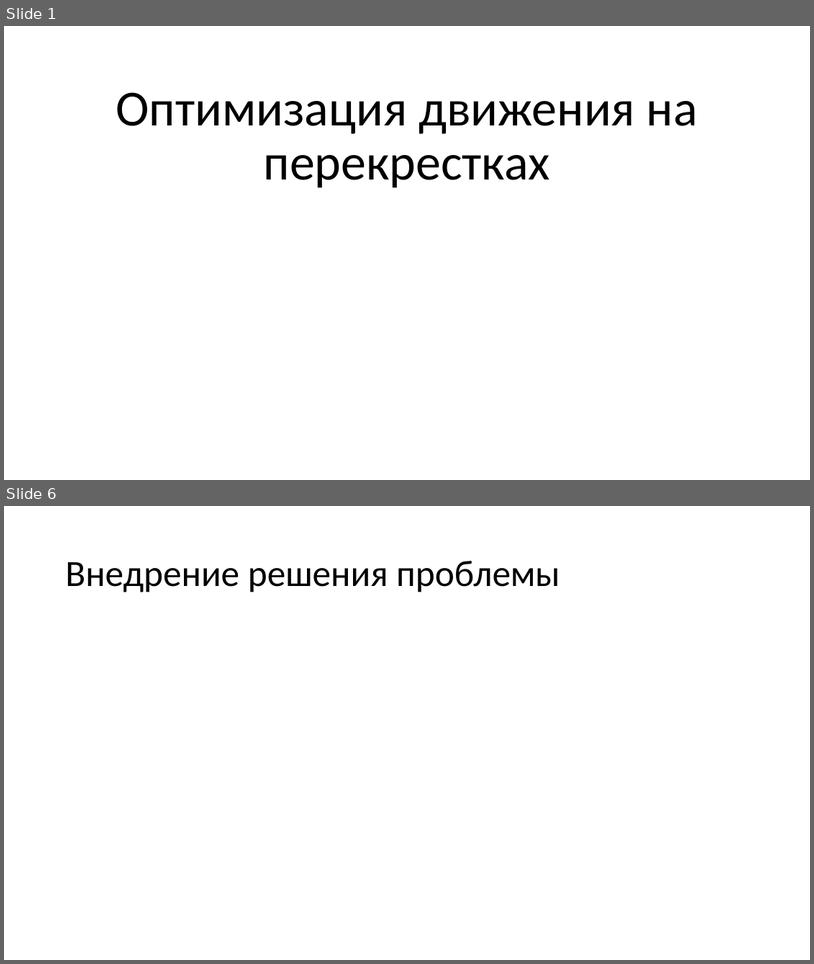
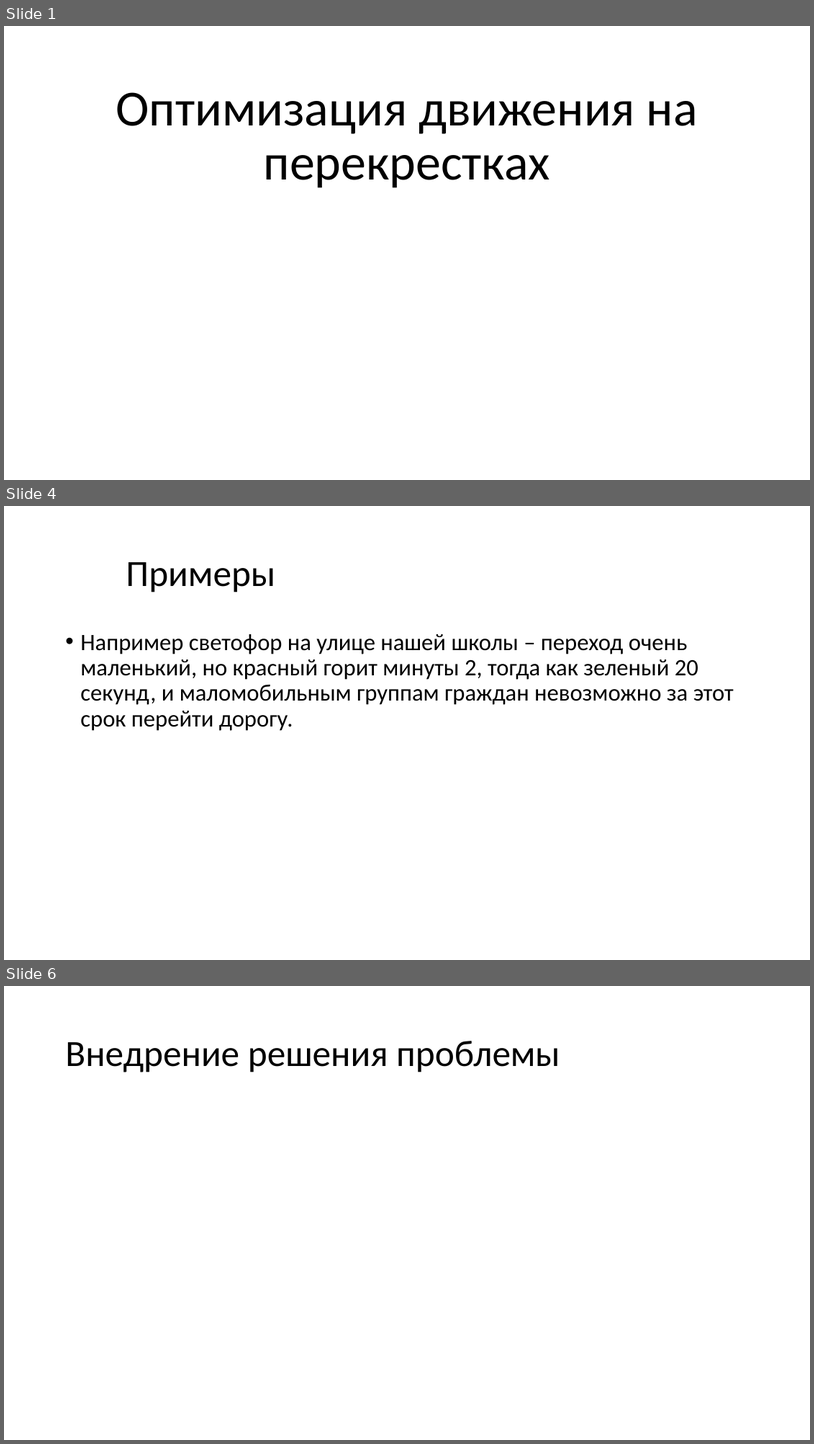
Before and after one commit to sergei-filippov/rbtrffc, a slide deck: Проект_светофор/презента.pptx. Shown one above the other, each under a label of ours: slides 1 and 6 before the commit, slides 1, 4 and 6 after it; the slides between them are not shown. The pictures are 814x964 and 814x1444 pixels, drawn with LibreOffice and Linux fonts; fonts in the diff are those of the drawing. Boxes give left, top, right and bottom in pixels: in the first picture for what was removed or moved away, otherwise in the second. Text is boxed around its words. In the diff, an @@ line names an element or a change of style, - is before the commit and + after.

```diff
--- a/Проект_светофор/презента.pptx
+++ b/Проект_светофор/презента.pptx
@@ slide 4 added at bbox=[4, 506, 810, 960], background #FFFFFF @@
@@ title added at bbox=[126, 562, 275, 592], 44 pt, text #000000 @@
+Примеры
@@ text added at bbox=[80, 634, 734, 731], 28 pt, text #000000 @@
+• Например светофор на улице нашей школы – переход очень маленький, но красный горит минуты 2, тогда как зеленый 20 секунд, и маломобильным группам граждан невозможно за этот срок перейти дорогу.
```
Also in this commit, not shown: 3 slides changed, 1 slide removed.
